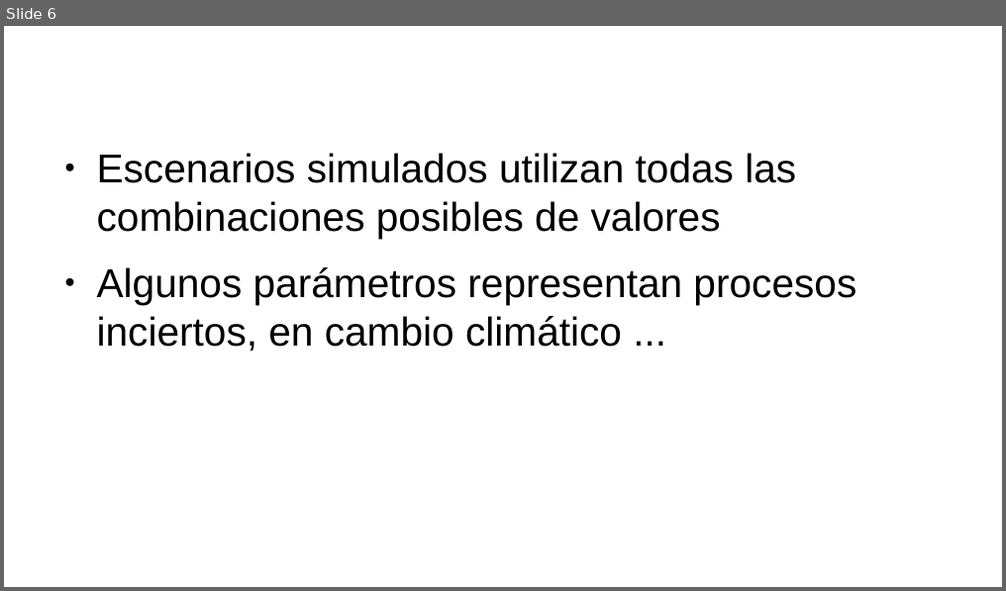
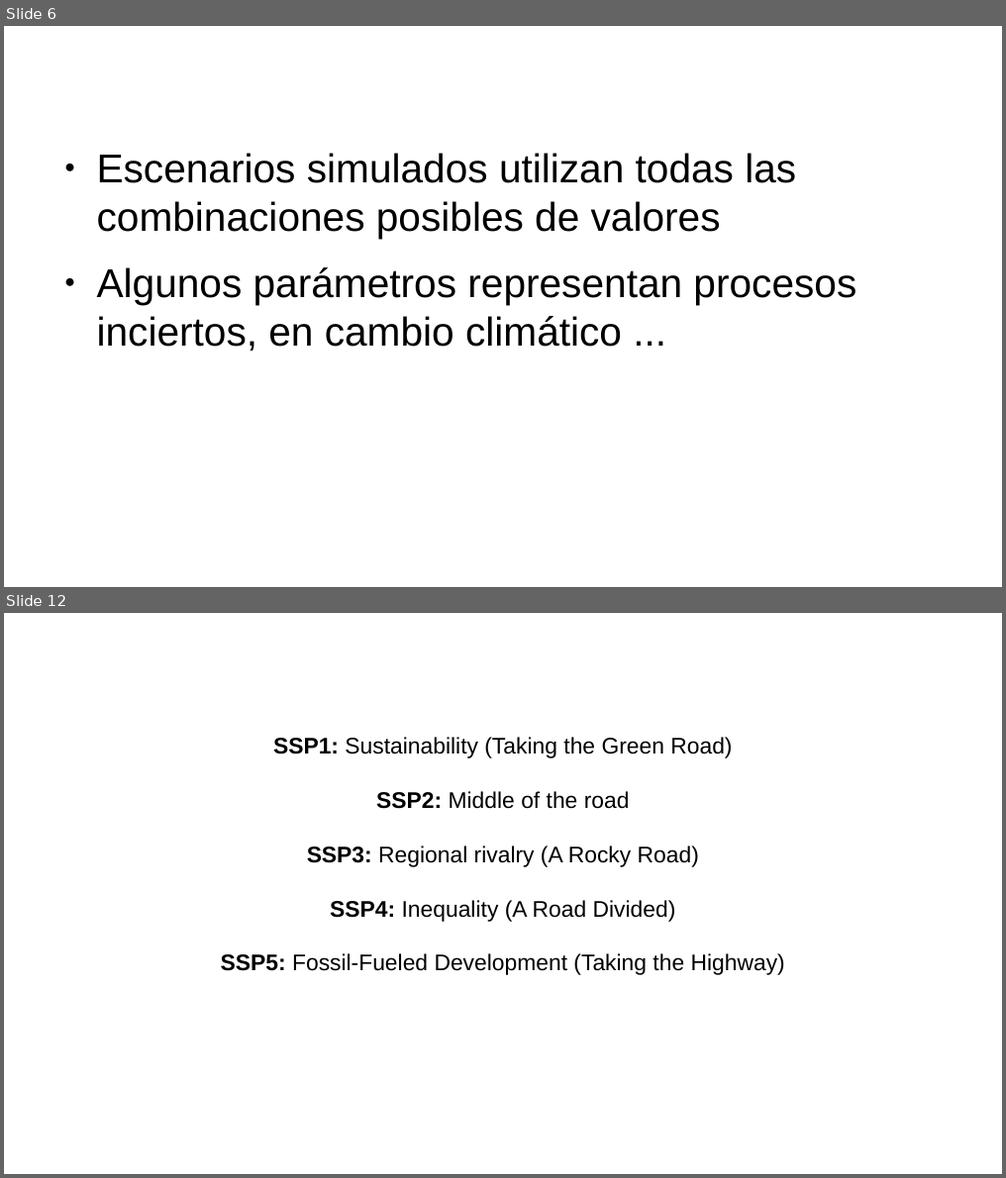
Before and after one commit to gerardommc/Ecologia-Teorica-II, a slide deck: Cambio-climatico/Escenarios.odp. Shown one above the other, each under a label of ours: slide 6 before the commit, slides 6 and 12 after it; the slides between them are not shown. The pictures are 1006x591 and 1006x1178 pixels, drawn with LibreOffice and Linux fonts; fonts in the diff are those of the drawing. Boxes give left, top, right and bottom in pixels: in the first picture for what was removed or moved away, otherwise in the second. Text is boxed around its words. In the diff, an @@ line names an element or a change of style, - is before the commit and + after.

```diff
--- a/Cambio-climatico/Escenarios.odp
+++ b/Cambio-climatico/Escenarios.odp
@@ slide 12 added at box(4, 613, 1002, 1174), background #FFFFFF @@
@@ text added at box(221, 737, 785, 975), 18 pt, text #000000 @@
+SSP1: Sustainability (Taking the Green Road)
+SSP2: Middle of the road
+SSP3: Regional rivalry (A Rocky Road)
+SSP4: Inequality (A Road Divided)
+SSP5: Fossil-Fueled Development (Taking the Highway)
```
Also in this commit, not shown: 1 slide changed, 4 other slides added, 4 other files.
